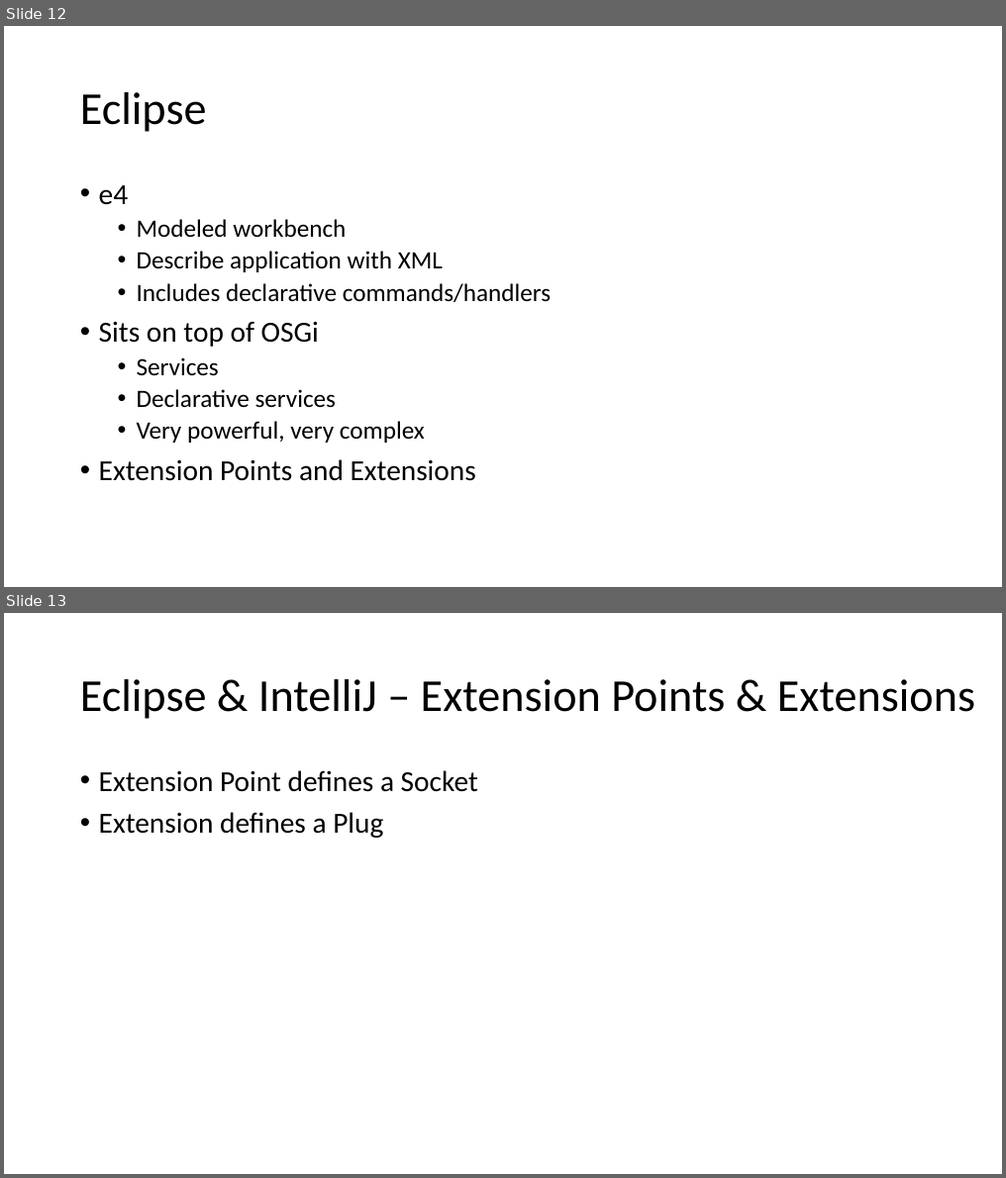
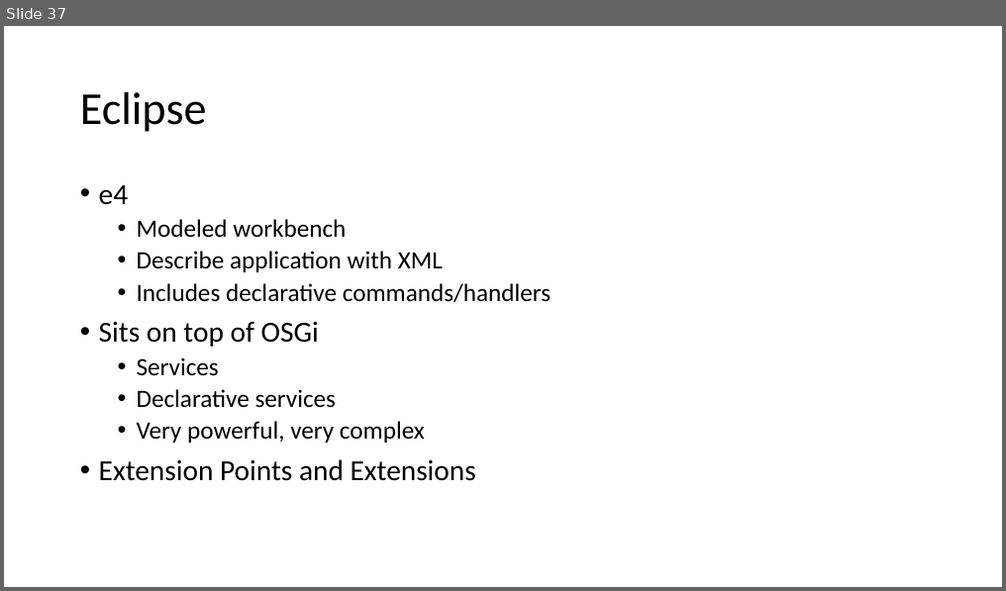
Before and after one commit to diffplug/sockets-and-plugs, a slide deck: Socket and Plugs.pptx. Shown one above the other, each under a label of ours: slides 12 and 13 before the commit, slide 37 after it. The pictures are 1006x1178 and 1006x591 pixels, drawn with LibreOffice and Linux fonts; fonts in the diff are those of the drawing. Boxes give left, top, right and bottom in pixels: in the first picture for what was removed or moved away, otherwise in the second. Text is boxed around its words. In the diff, an @@ line names an element or a change of style, - is before the commit and + after.

Commit message:
Eclipse example.

```diff
--- a/Socket and Plugs.pptx
+++ b/Socket and Plugs.pptx
@@ slide 13 removed at <box>4,613,1002,1174</box>, background #FFFFFF @@
@@ title removed at <box>80,679,975,719</box> @@
-Eclipse & IntelliJ – Extension Points & Extensions
@@ text removed at <box>99,770,478,838</box> @@
-• Extension Point defines a Socket
-• Extension defines a Plug
@@ what was slide 12 is now slide 37 @@
```
Also in this commit, not shown: 1 slide changed, 19 slides added, 3 other slides removed, 19 other files.
